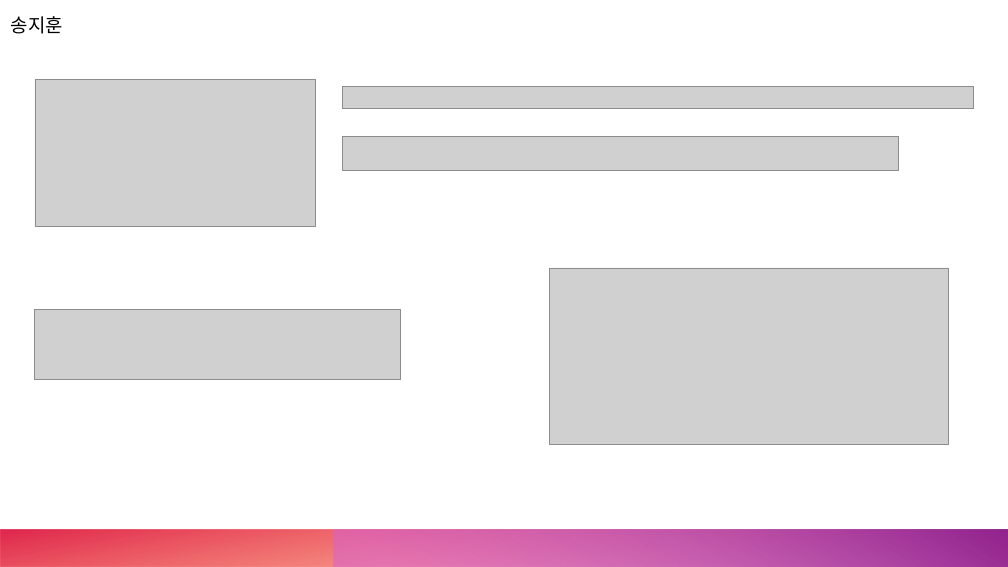
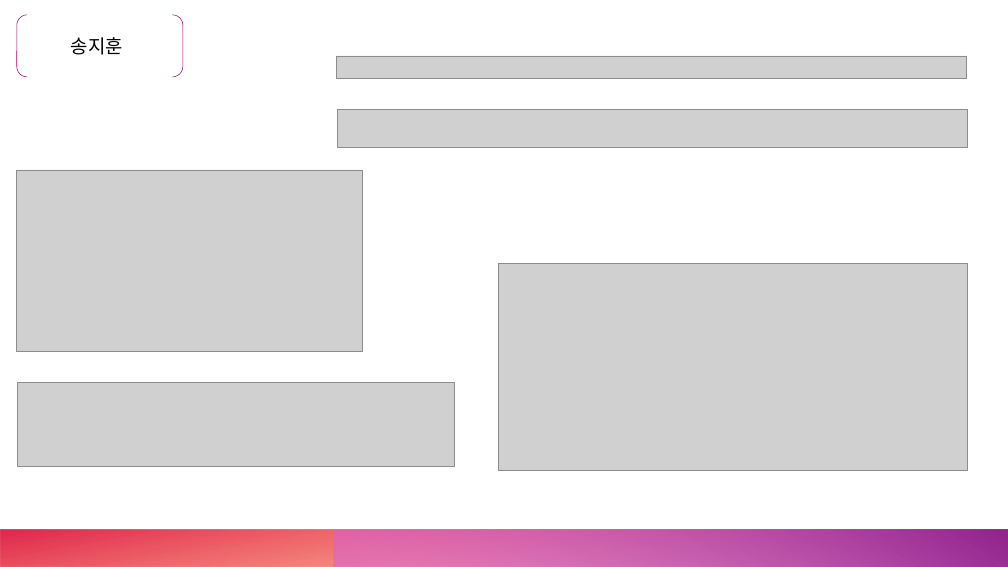
Before and after one commit to Mrgil0/FourGlass, a slide deck: slide 9 of FourGlass/FourGlass.pptx. Drawn at 1008x567 pixels with LibreOffice and Linux fonts; fonts in the diff are those of the drawing; grey boxes stand for pictures. Boxes give left, top, right and bottom in pixels: in the first picture for what was removed or moved away, otherwise in the second. Text is boxed around its words. In the diff, an @@ line names an element or a change of style, - is before the commit and + after.

```diff
--- a/FourGlass/FourGlass.pptx
+++ b/FourGlass/FourGlass.pptx
@@ bracket pair added at <box>17,15,183,77</box>, outline #A6025C 0.5 pt @@
@@ text "송지훈": place and size @@
-text "송지훈" at <box>11,16,63,34</box>
+text "송지훈" at <box>71,37,123,55</box>
@@ picture: place and size @@
-picture at <box>343,86,973,108</box>
+picture at <box>337,56,967,78</box>
@@ picture: place and size @@
-picture at <box>343,136,899,169</box>
+picture at <box>337,110,967,147</box>
@@ picture: place and size @@
-picture at <box>35,79,315,227</box>
+picture at <box>16,170,363,352</box>
@@ picture: place and size @@
-picture at <box>550,268,949,444</box>
+picture at <box>498,264,967,470</box>
@@ picture: place and size @@
-picture at <box>35,309,401,380</box>
+picture at <box>17,383,454,467</box>
```
Also in this commit, not shown: 7 other slides changed.
